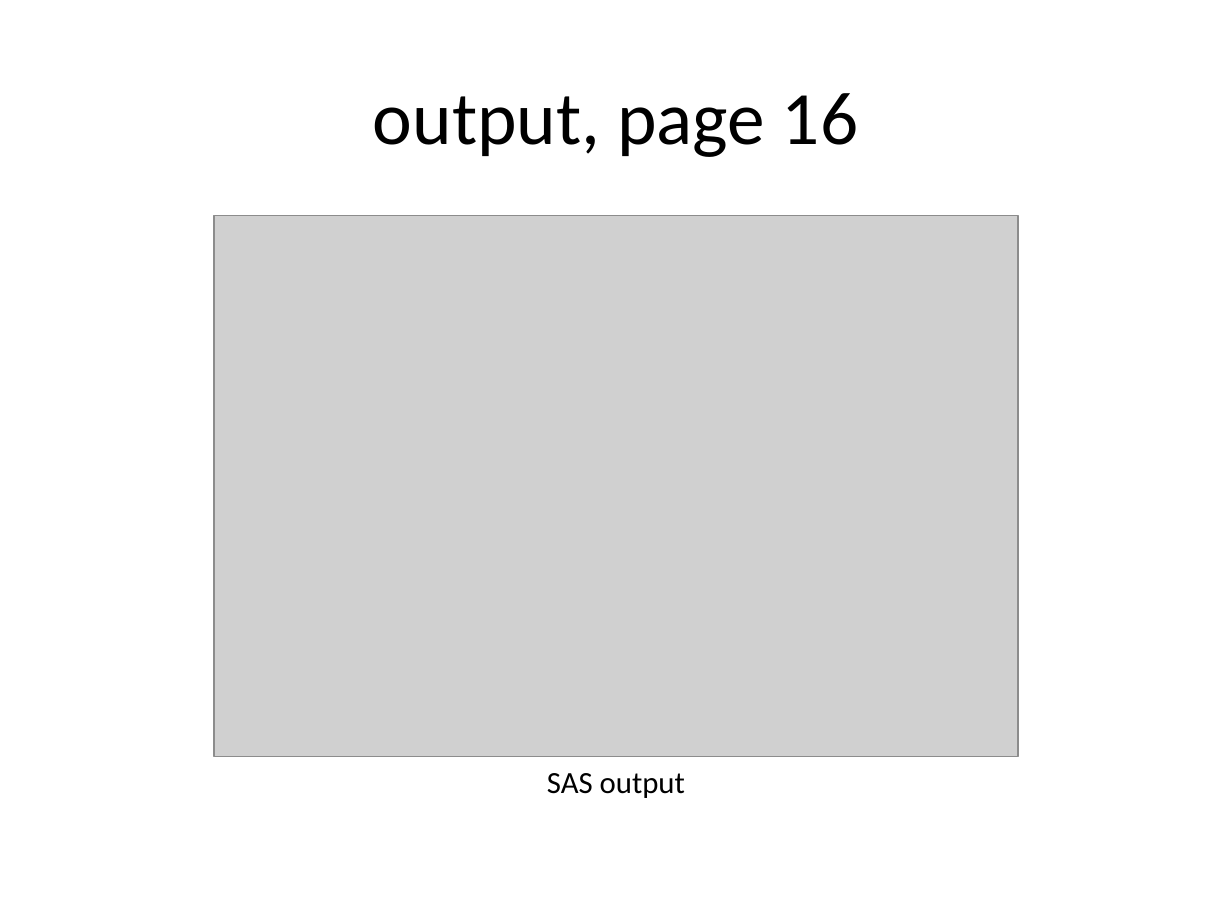
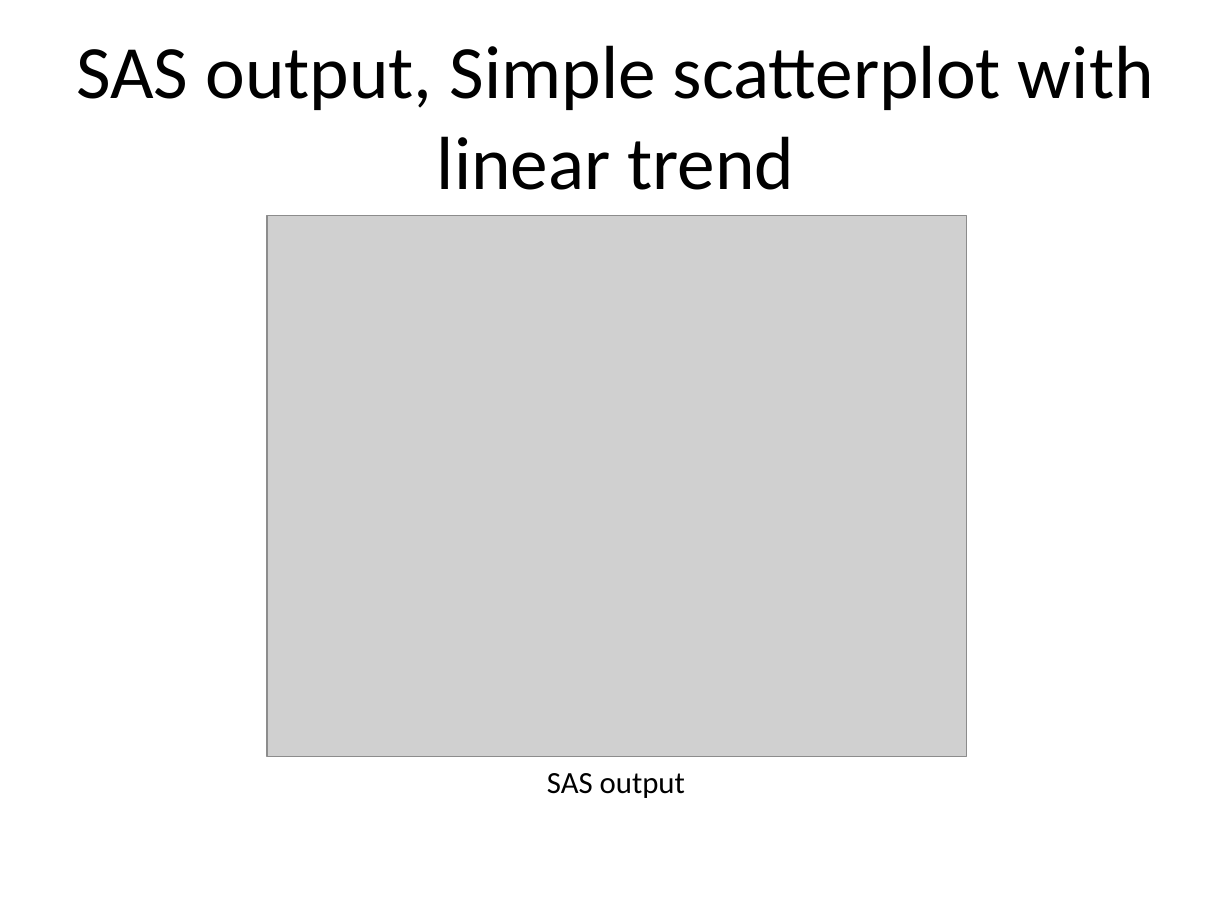
Before and after one commit to pmean/introduction-to-SAS, a slide deck: slide 55 of results/m02-slides-and-speaker-notes.pptx (slide 51 before the commit). Drawn at 1232x924 pixels with LibreOffice and Linux fonts; fonts in the diff are those of the drawing; grey boxes stand for pictures. Boxes give left, top, right and bottom in pixels: in the first picture for what was removed or moved away, otherwise in the second. Text is boxed around its words. In the diff, an @@ line names an element or a change of style, - is before the commit and + after.

```diff
--- a/results/m02-slides-and-speaker-notes.pptx
+++ b/results/m02-slides-and-speaker-notes.pptx
@@ title at (76, 45, 1154, 190): text changed @@
-output, page 16
+SAS output, Simple scatterplot with linear trend
@@ picture: place and size @@
-picture at (214, 216, 1019, 756)
+picture at (267, 216, 967, 756)
```
Also in this commit, not shown: 27 other slides changed, 23 slides added, 26 slides removed, 29 other files.
